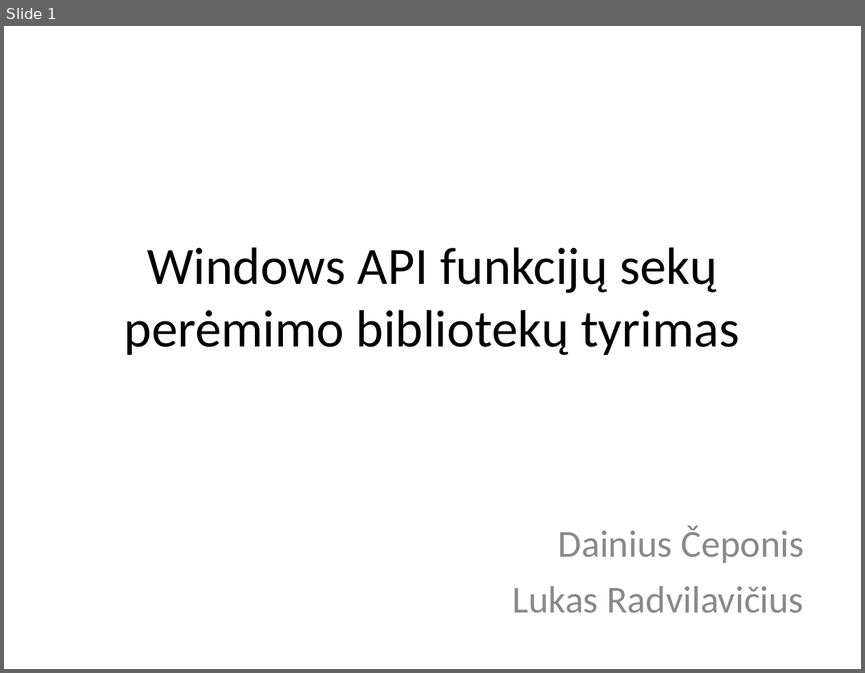
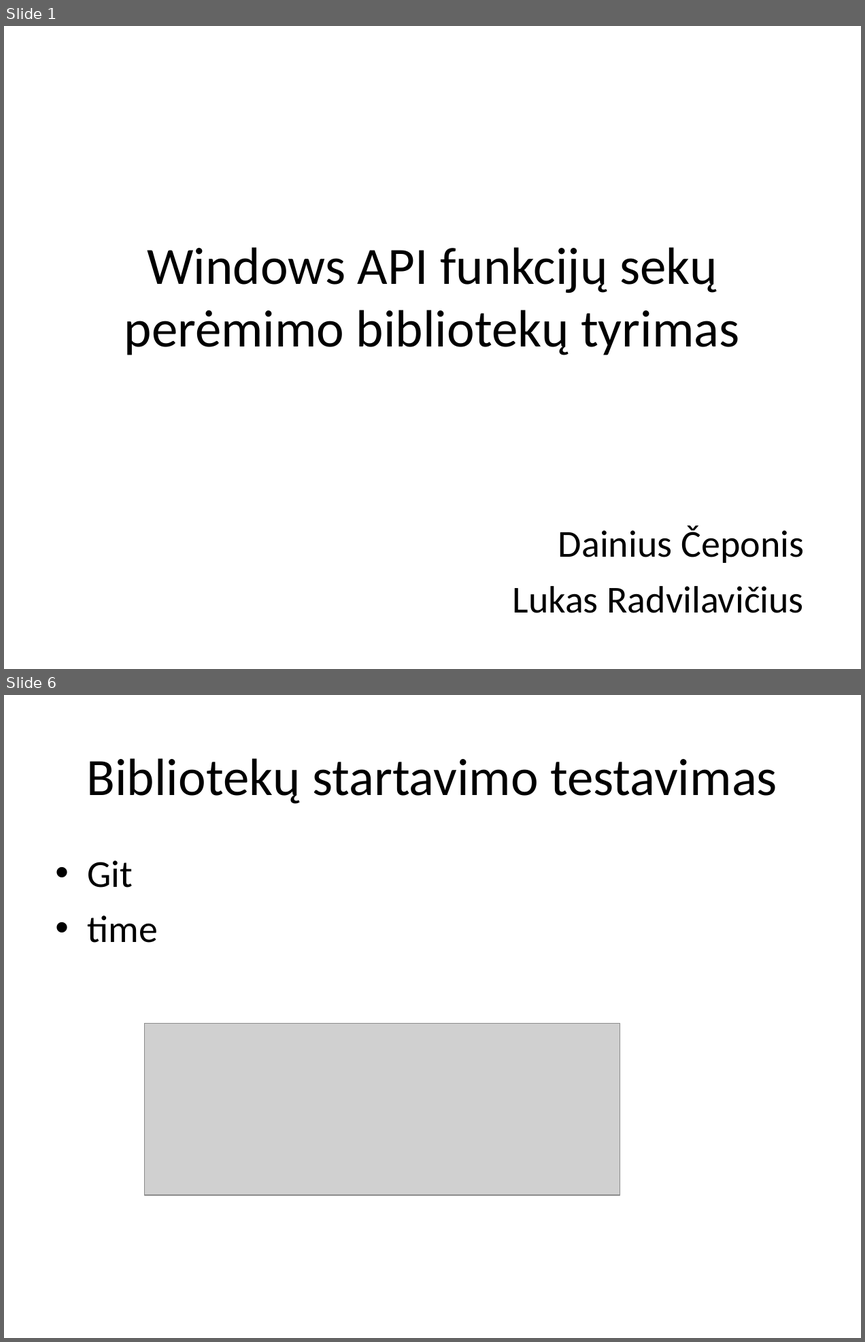
Before and after one commit to DjPasco/Mag, a slide deck: Article/Article_Presentation.ppt. Shown one above the other, each under a label of ours: slide 1 before the commit, slides 1 and 6 after it; the slides between them are not shown. The pictures are 865x673 and 865x1342 pixels, drawn with LibreOffice and Linux fonts; fonts in the diff are those of the drawing; grey boxes stand for pictures. Boxes give left, top, right and bottom in pixels: in the first picture for what was removed or moved away, otherwise in the second. Text is boxed around its words. In the diff, an @@ line names an element or a change of style, - is before the commit and + after.

```diff
--- a/Article/Article_Presentation.ppt
+++ b/Article/Article_Presentation.ppt
@@ slide 6 added at (x1=4, y1=695, x2=861, y2=1338), background #FFFFFF @@
@@ title added at (x1=86, y1=758, x2=777, y2=804), 44 pt, text #000000 @@
+Bibliotekų startavimo testavimas
@@ text added at (x1=88, y1=860, x2=158, y2=943), 32 pt, text #000000 @@
+• Git
+• time
@@ picture added at (x1=145, y1=1023, x2=620, y2=1195) @@
@@ slide 1 changed as well @@
@@ subtitle "Dainius Čeponis" at (x1=513, y1=525, x2=804, y2=613): text colour #898989 to #000000 @@
```
Also in this commit, not shown: 10 other slides added.
